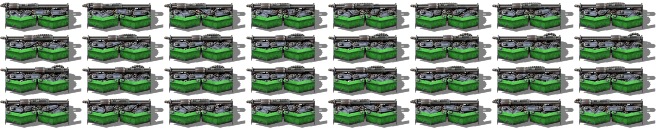
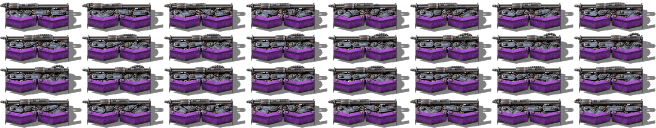
Layered file, before and after one edit (656x128). Changes by layer:
added layer "tier 6" above "tier 5" over (5, 3, 643, 125)
hid "tier 4" over (5, 3, 643, 125)
